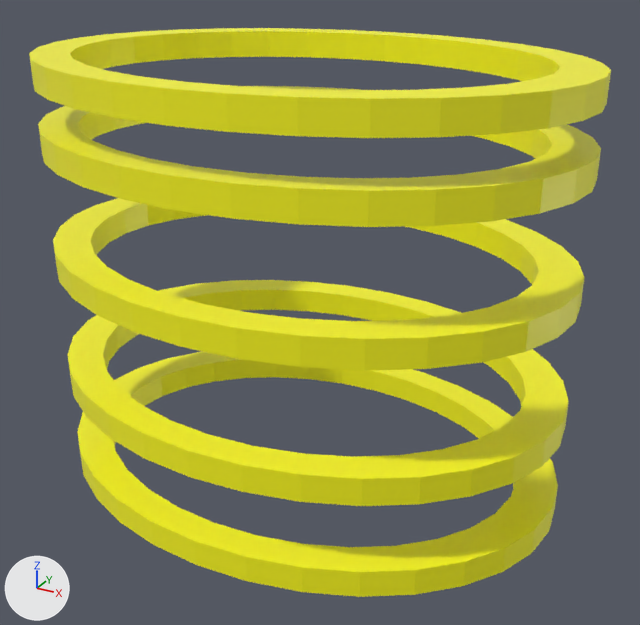
A saved change to the glTF model e7f4045f-cb85-43e5-963c-173760106dbe/rings/ring3.glb.
One viewpoint serves both versions: a 50 mm lens placed at (21.2, -53.8, 74.4), pointed at (-8.0, -0.8, 47.8). The lights are fixed; the arrows at lower left show +X, +Y and +Z. Where no turn or scale is listed for an object, it has been applied to the vertices.
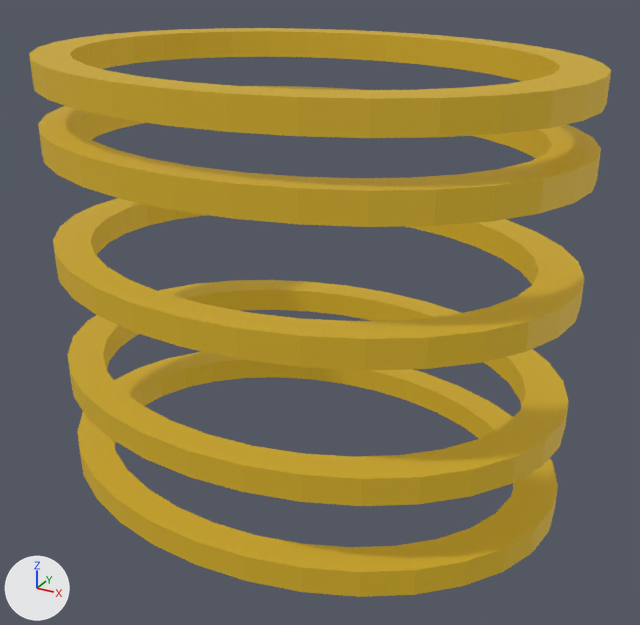
Patch to the scene script:
```diff
--- a/e7f4045f-cb85-43e5-963c-173760106dbe/rings/ring3.glb.py
+++ b/e7f4045f-cb85-43e5-963c-173760106dbe/rings/ring3.glb.py
@@ img_minitown_tx_nombrespisos @@
+img_minitown_tx_nombrespisos = load_image('MiniTown_TX_nombrespisos', '_unpacked/MiniTown_TX_nombrespisos', 512, 512, 'sRGB')
@@ mat_dla_emission @@
+mat_dla_emission = bpy.data.materials.new('DLA_emission')
+# uses the picture img_minitown_tx_nombrespisos
@@ me_cylinder_001 @@
 me_cylinder_001.from_pydata(...)  # 128 vertices, 256 faces; spans x -20.0..20.0, y -15.2..15.2, z -1.0..1.0
-me_cylinder_001.materials.append(mat_material)  # yellow #fffc16
+me_cylinder_001.materials.append(mat_dla_emission)
@@ me_cylinder_004 @@
 me_cylinder_004.from_pydata(...)  # 128 vertices, 256 faces; spans x -20.0..20.0, y -15.2..15.2, z -1.0..1.0
-me_cylinder_004.materials.append(mat_material)  # yellow #fffc16
+me_cylinder_004.materials.append(mat_dla_emission)
@@ me_cylinder_005 @@
 me_cylinder_005.from_pydata(...)  # 128 vertices, 256 faces; spans x -20.0..20.0, y -15.2..15.2, z -1.0..1.0
-me_cylinder_005.materials.append(mat_material)  # yellow #fffc16
+me_cylinder_005.materials.append(mat_dla_emission)
@@ me_cylinder_006 @@
 me_cylinder_006.from_pydata(...)  # 128 vertices, 256 faces; spans x -20.0..20.0, y -15.2..15.2, z -1.0..1.0
-me_cylinder_006.materials.append(mat_material)  # yellow #fffc16
+me_cylinder_006.materials.append(mat_dla_emission)
@@ me_cylinder_007 @@
 me_cylinder_007.from_pydata(...)  # 128 vertices, 256 faces; spans x -20.0..20.0, y -15.2..15.2, z -1.0..1.0
-me_cylinder_007.materials.append(mat_material)  # yellow #fffc16
+me_cylinder_007.materials.append(mat_dla_emission)
```

Location of each change, [x1, y1, x2, y2] in pixels of the pictures (640 x 625 px):
'Cylinder.005', recoloured
    both: [29, 28, 611, 138]
'Cylinder.002', recoloured
    both: [67, 280, 569, 506]
'Cylinder.001', recoloured
    both: [77, 352, 558, 597]
'Cylinder.003', recoloured
    both: [53, 198, 585, 371]
'Cylinder.004', recoloured
    both: [38, 86, 601, 227]
